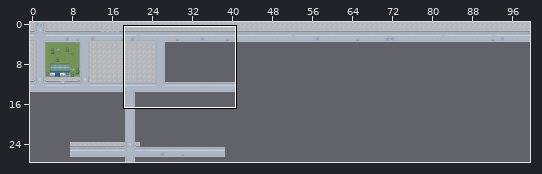
An edit to a level. Tiled map, rsc/tilemaps/Start.tmx. The picture above shows the old version from afar; the outline marks the close-up.
Close-up. Old version:
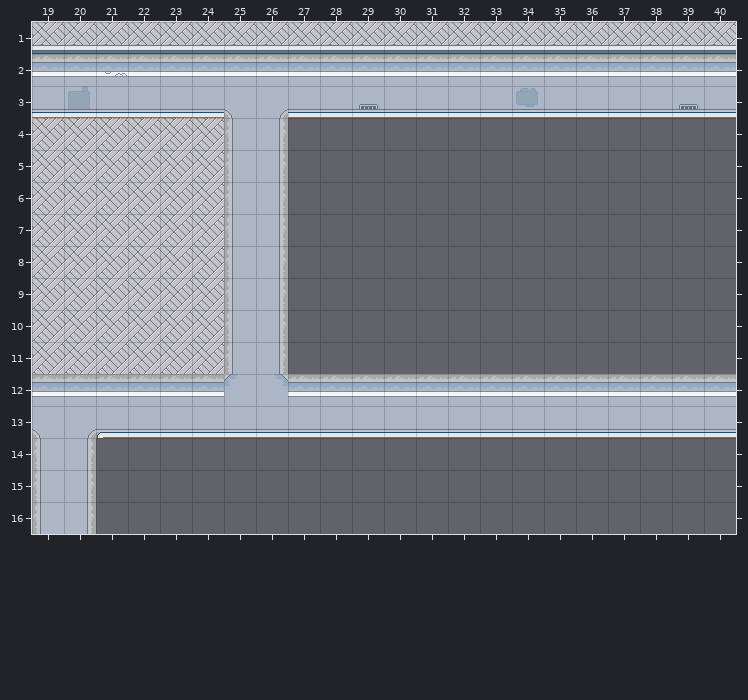
Cells are 32x32 px. Shown: x 19..40, y 1..16. The commit also changed other parts of the map, which this record leaves out.
And afterwards:
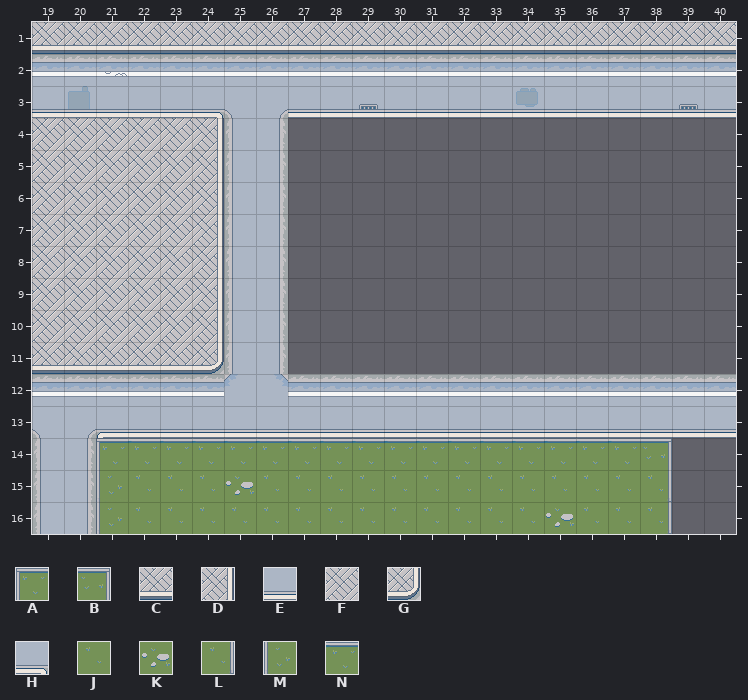
Key: from "City": A 0, B 1, C 4, D 25, E 51, F 69, G 95, H 139; from "City 2": J 0 "Tile_268", K 1 "Tile_269", L 2 "Tile_270", M 3 "Tile_271", N 4 "Tile_272".
_ is an empty cell, . an unchanged one.
Change:
--- layer "Ground"
@@ x 19..24 @@
- 3 .....E
- 4 .....F
- 5 .....F
- 6 .....F
- 7 .....F
- 8 .....F
- 9 .....F
-10 .....F
-11 FFFFFF
+ 3 .....H
+ 4 .....D
+ 5 .....D
+ 6 .....D
+ 7 .....D
+ 8 .....D
+ 9 .....D
+10 .....D
+11 CCCCCG
@@ x 21..38 @@
-14 __________________
-15 __________________
-16 __________________
+14 ANNNNNNNNNNNNNNNNB
+15 MJJJKJJJJJJJJJJJJL
+16 MJJJJJJJJJJJJJKJJL
Boxes around the changes in both close-ups, in picture pixels (x1, y1, x2, y2):
changed: (32, 112, 224, 374)
added: (96, 438, 672, 534)
